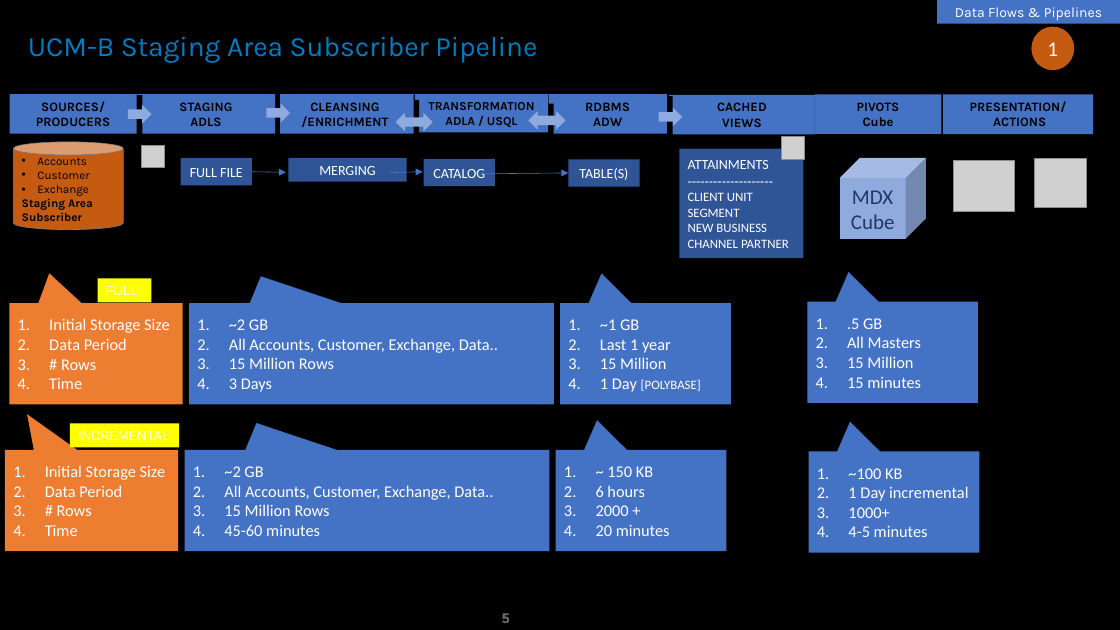
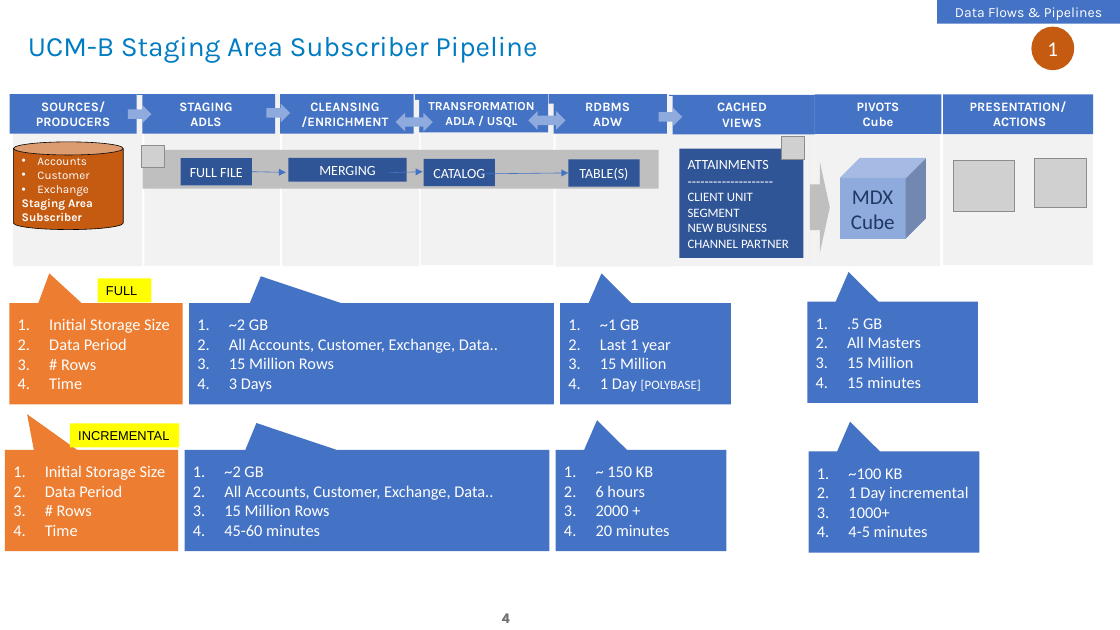
Before and after one commit to nigamsakshi2502/HeroSolutions-Data, a slide deck: slide 4 of Data Series/Day 3/Architectures and Best Practices .pptx (slide 5 before the commit). Drawn at 1120x630 pixels with LibreOffice and Linux fonts; fonts in the diff are those of the drawing; grey boxes stand for pictures. Boxes give left, top, right and bottom in pixels: in the first picture for what was removed or moved away, otherwise in the second. Text is boxed around its words. In the diff, an @@ line names an element or a change of style, - is before the commit and + after.

```diff
--- a/Data Series/Day 3/Architectures and Best Practices .pptx
+++ b/Data Series/Day 3/Architectures and Best Practices .pptx
@@ background #000000 to #FFFFFF @@
@@ fill #000000 to #F2F2F2 in 8 elements at (944,95,1094,265), (556,97,673,267), (815,97,940,266), (421,103,554,265), (282,100,419,266), (145,94,280,266), (13,95,142,266), (670,96,815,266) @@
@@ text colour #000000 to #FFFFFF in 8 elements at (669,95,815,134), (549,94,667,134), (815,94,942,134), (415,94,548,132), (276,94,413,134), (137,94,276,134), (10,94,137,134), (944,94,1094,134) @@
@@ cylinder "Accounts" at (13,142,124,229): text colour #000000 to #FFFFFF; outline #808080 0.5 pt to #000000 0.5 pt @@
@@ rectangle at (143,150,659,188): fill #000000 to #BFBFBF @@
@@ right arrow at (810,161,830,253): fill #000000 to #BFBFBF @@
@@ rectangle "FULL" at (97,279,151,303): text colour #FFFFFF to #000000 @@
@@ rectangle "INCREMENTAL" at (70,423,179,448): text colour #FFFFFF to #000000 @@
@@ page number at (502,613,510,623): text changed @@
-5
+4
```
Also in this commit, not shown: 19 other slides changed, 1 slide added, 2 slides removed, 7 other files.
